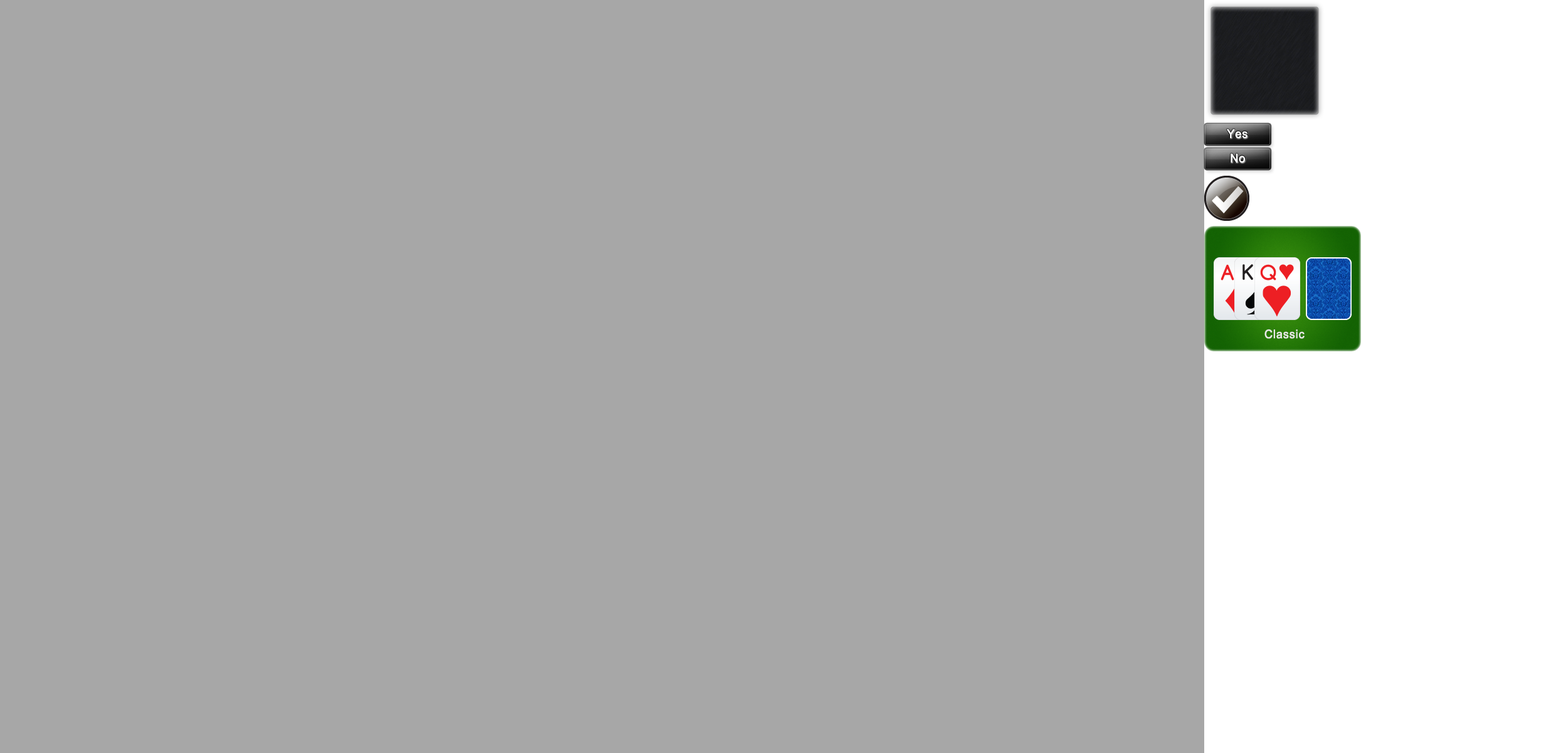
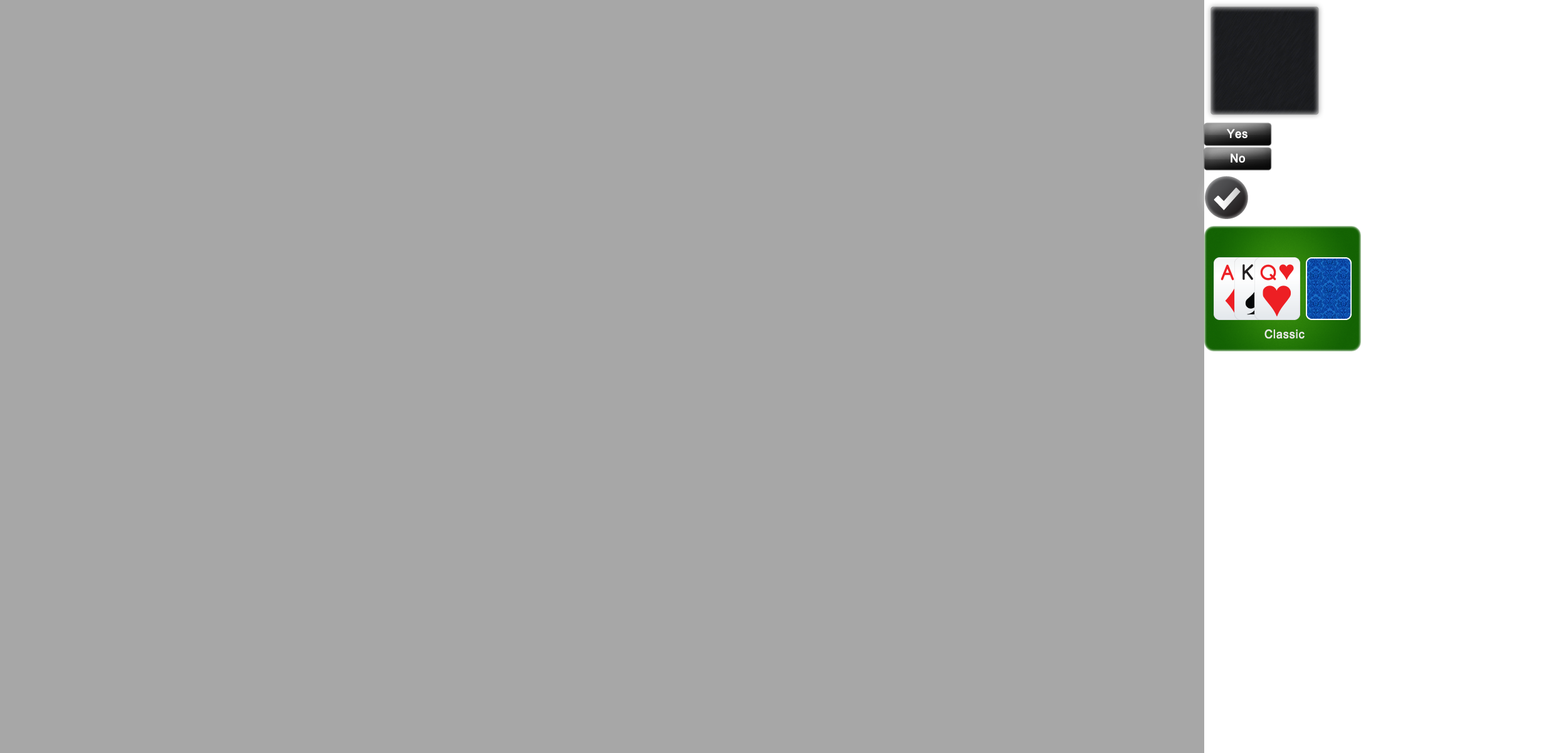
Revision of a layered w=1568, h=753 image; what changed, layer by layer:
painted on "Ok" over box(1199, 168, 1257, 221)
hid "inner white border" (1st of 2, in "UI" › "no") over box(1204, 148, 1271, 170)
hid "inner white border" (2nd of 2, in "UI" › "yes") over box(1204, 124, 1271, 145)
